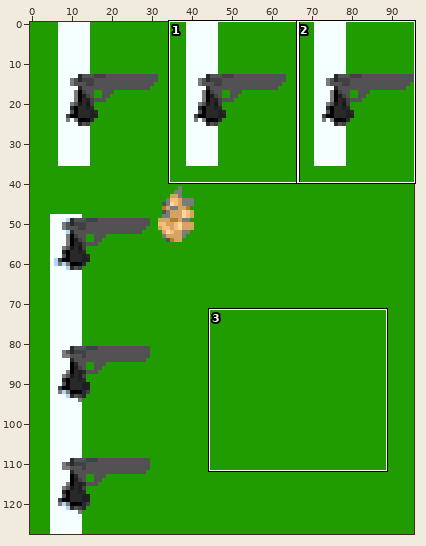
Sprite sheet -- sprites/man.png. The first picture is a wide view before the edit; the outline marks the close-up.
Close-up. Before:
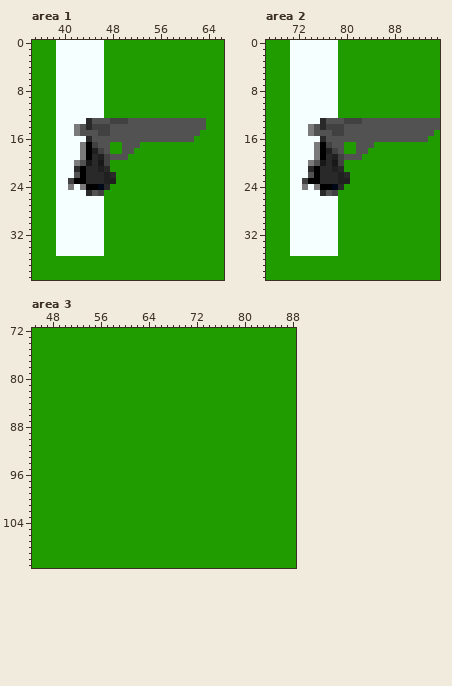
The file is 96x128 pixels. Shown: area 1: x 35..66, y 0..39; area 2: x 67..95, y 0..39; area 3: x 45..88, y 72..111. The commit also changed other parts of the picture, which this record leaves out.
The result:
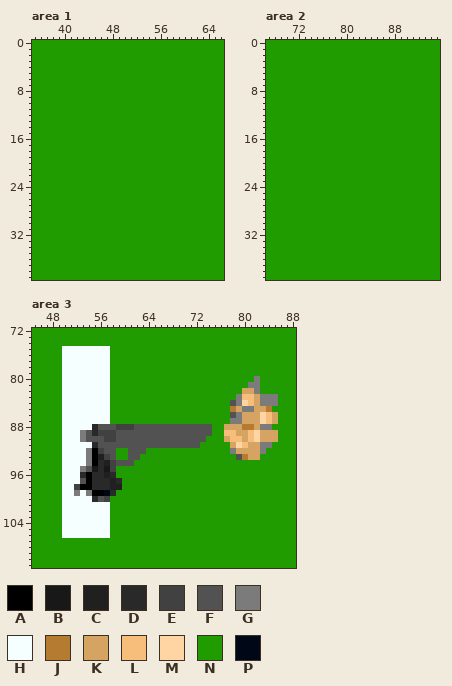
Palette (. is transparent): A #000000  B #181818  C #202020  D #292929  E #414141  F #525252  G #7b7b7b  H #f6ffff  J #b47b31  K #d5a462  L #f6bd7b  M #ffd5a4  N #209c00  P #000818
Difference:
Changed rows in their new state; - is an unchanged pixel.
Area 1:
first column x 39:
 0 NNNNNNNN-----------------
 1 NNNNNNNN-----------------
 2 NNNNNNNN-----------------
 3 NNNNNNNN-----------------
 4 NNNNNNNN-----------------
 5 NNNNNNNN-----------------
 6 NNNNNNNN-----------------
 7 NNNNNNNN-----------------
 8 NNNNNNNN-----------------
 9 NNNNNNNN-----------------
10 NNNNNNNN-----------------
11 NNNNNNNN-----------------
12 NNNNNNNN-----------------
13 NNNNNNNNNNNNNNNNNNNNNNNNN
14 NNNNNNNNNNNNNNNNNNNNNNNNN
15 NNNNNNNNNNNNNNNNNNNNNNNN-
16 NNNNNNNNNNNNNNNNNNNNNNN--
17 NNNNNNNNN--NNN-----------
18 NNNNNNNNN--NN------------
19 NNNNNNNNNNNN-------------
20 NNNNNNNNN----------------
21 NNNNNNNNN----------------
22 NNNNNNNNNN---------------
23 NNNNNNNNNN---------------
24 NNNNNNNNN----------------
25 NNNNNNNN-----------------
26 NNNNNNNN-----------------
27 NNNNNNNN-----------------
28 NNNNNNNN-----------------
29 NNNNNNNN-----------------
30 NNNNNNNN-----------------
31 NNNNNNNN-----------------
32 NNNNNNNN-----------------
33 NNNNNNNN-----------------
34 NNNNNNNN-----------------
35 NNNNNNNN-----------------
Area 2:
first column x 71:
 0 NNNNNNNN-----------------
 1 NNNNNNNN-----------------
 2 NNNNNNNN-----------------
 3 NNNNNNNN-----------------
 4 NNNNNNNN-----------------
 5 NNNNNNNN-----------------
 6 NNNNNNNN-----------------
 7 NNNNNNNN-----------------
 8 NNNNNNNN-----------------
 9 NNNNNNNN-----------------
10 NNNNNNNN-----------------
11 NNNNNNNN-----------------
12 NNNNNNNN-----------------
13 NNNNNNNNNNNNNNNNNNNNNNNNN
14 NNNNNNNNNNNNNNNNNNNNNNNNN
15 NNNNNNNNNNNNNNNNNNNNNNNN-
16 NNNNNNNNNNNNNNNNNNNNNNN--
17 NNNNNNNNN--NNN-----------
18 NNNNNNNNN--NN------------
19 NNNNNNNNNNNN-------------
20 NNNNNNNNN----------------
21 NNNNNNNNN----------------
22 NNNNNNNNNN---------------
23 NNNNNNNNNN---------------
24 NNNNNNNNN----------------
25 NNNNNNNN-----------------
26 NNNNNNNN-----------------
27 NNNNNNNN-----------------
28 NNNNNNNN-----------------
29 NNNNNNNN-----------------
30 NNNNNNNN-----------------
31 NNNNNNNN-----------------
32 NNNNNNNN-----------------
33 NNNNNNNN-----------------
34 NNNNNNNN-----------------
35 NNNNNNNN-----------------
Area 3:
first column x 50:
 75 HHHHHHHH----------------------------
 76 HHHHHHHH----------------------------
 77 HHHHHHHH----------------------------
 78 HHHHHHHH----------------------------
 79 HHHHHHHH----------------------------
 80 HHHHHHHH------------------------G---
 81 HHHHHHHH-----------------------GG---
 82 HHHHHHHH----------------------KKG---
 83 HHHHHHHH---------------------GLLKGGG
 84 HHHHHHHH--------------------FGMLKGGG
 85 HHHHHHHH--------------------JKGGKKJ-
 86 HHHHHHHH--------------------FGKKKMLK
 87 HHHHHHHH--------------------GGKKKMLK
 88 HHHHHDFFFEEEFFFFFFFFFFFFF--KKKJJKGG-
 89 HHHGFDEEEFFFFFFFFFFFFFFFF--LLKKLMKKK
 90 HHHGFFFEEFFFFFFFFFFFFFFF---KLLKLMKKK
 91 HHHHHDFFFFFFFFFFFFFFFFF-----KMLKKGG-
 92 HHHHGAEFF--FFF--------------GKKKKG--
 93 HHHHGACEF--FF----------------FJKK---
 94 HHHHGADCEFFF------------------------
 95 HHHGFBDBE---------------------------
 96 HHHDADDCD---------------------------
 97 HHHFADDDCD--------------------------
 98 HHEAADDDCC--------------------------
 99 HHGHGAAPD---------------------------
100 HHHHHDFE----------------------------
101 HHHHHHHH----------------------------
102 HHHHHHHH----------------------------
103 HHHHHHHH----------------------------
104 HHHHHHHH----------------------------
105 HHHHHHHH----------------------------
106 HHHHHHHH----------------------------
